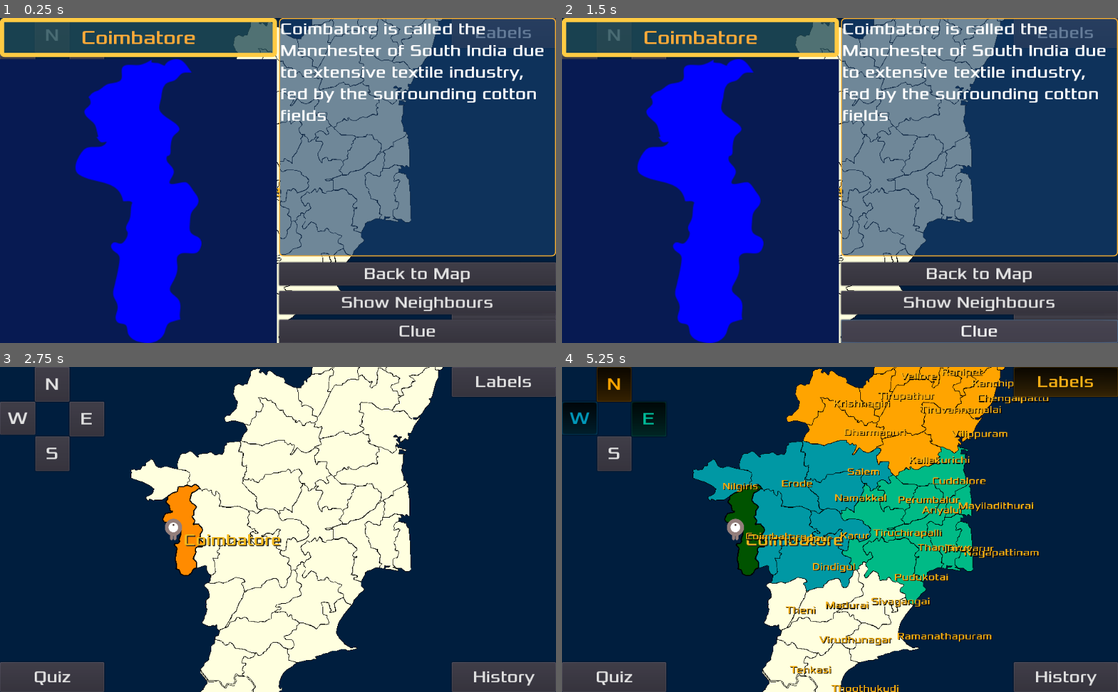
Above: before the commit, frames 1-4 (two rows, left to right).
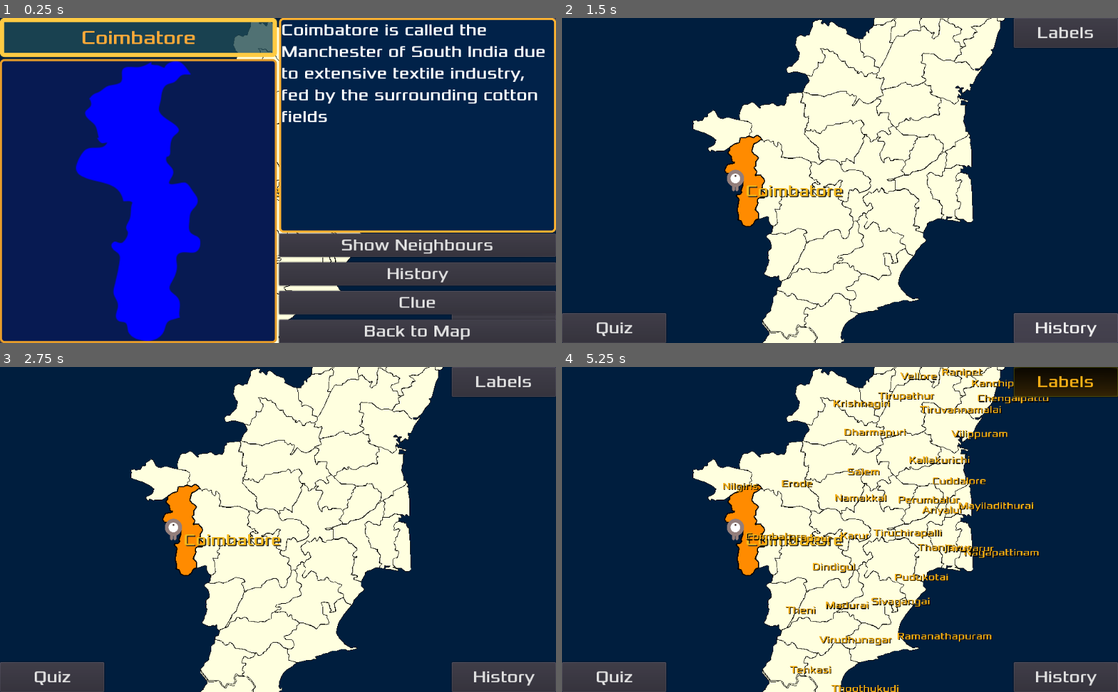
Above: after the commit, the same moments.

Repository: sharun-s/godot-tn
Game: Godot game, scene res://Node2D.tscn
Two runs of this game, one before a commit and one after it. Both use one fixed random seed, a clock stepped at 60 frames per second and the inputs below.
Inputs (mouse positions are in pixels of both pictures, inside the frame that each line leads up to):
- Up to frame 1 (0.25 s): no input
- Up to frame 2 (1.5 s): click "Quiz" at 0.5 s; click "History" at 1.25 s
- Up to frame 3 (2.75 s): click (417, 623) at 2 s, where only the run before the commit has a clickable "Back to Map"
- Up to frame 4 (5.25 s): click "Labels" at 2.75 s; click (650, 419) at 3.5 s, where only the run before the commit has a clickable "E"; click (612, 383) at 4.25 s, where only the run before the commit has a clickable "N"; click (578, 419) at 5 s, where only the run before the commit has a clickable "W"

The runs differ from the first frame. In frame 1, 25% of the frame differs, in the area x 0-100%, y 0-100%; in frame 2, 77%; in frame 3, 2.6%; in frame 4, 25%.

Commit message:
in addition to walking into district, on district select touch/click shows info (drag/walkpath disabled) added neighbours to infobox added facts hiding compass - needs to be moved out into seperate scene/script

Diff:
--- a/InfoCenter.gd
+++ b/InfoCenter.gd
@@ -33,9 +33,7 @@
 			"Rameshwaram/Dhanushkodi"
 		],
 		Thanjavur=[
-			"Athangudi Tiles",
 			"Brihadeshwara temple",
-			"Chettinad Cuisine",
 			"Seat of the Chola Empire",
 			"Thanjavur dolls popularly known as Thalaiyatti Bommai are made of clay which is found along the river Cauvery"
 		],
@@ -57,10 +55,11 @@
 			"Arni silk production",
 			"Largest Rice producers"
 		],
-		Sivagangai=[
+		Sivagangai=['Chettinad formed by a prosperous banking and business community built from trading with Burma, Ceylon and Malaysia',
+		'Athangudi tiles', 'Known for the famous Chettinad cuisine',
 			'Found here is the 2500 year old Keezhadi excavation site, including plates with the Tamil-Brahmi script'
 		],
-		Vilippuram=[
+		Vilippuram=["Pondicherry, Auroville ",
 			"Gingee Fort is found here. Sivaji called it the most impregnable fortress in India"
 		],
 		Virudhunagar=[
@@ -75,20 +74,24 @@
 		"Veerapandiya Kattabomman","great poet Subramanya Bharathi",
 		"V.O.Chidambaram Pillai Swadeshi Steamship Company"],
 		Karur=["Capital of the Chera Kings"],
-		Mayiladuthurai=[ 'Ancient Port town of Poombuhar where the Kaveri meets the sea '],
+		Mayiladithurai=[ 'Ancient Port town of Poombuhar where the Kaveri meets the sea '],
 		Tiruppur=["Textile export hub"],
-		Tirupathur=[],
-		Tiruchirappali=['Rockfort Temple'],
-		Pudukottai=[],
+		Tirupathur=['Surrounded by the Javadhu and Yelagiri Hills known for rivers, waterfalls and sandal wood trees', 'Ambur Biriyani'],
+		Tiruchirapalli=['Rockfort Temple'],
+		Pudukottai=['Was a independent princely state ruled by the Thondaimans since the 17th century'],
 		Tenkasi=['Old Courtallam Falls'],
-		Perambalur=[],
+		Perumbalur=['Leads the state in Small Onion production'],
 		Ariyalur=['prehistoric fossils','Gangaikondacholapuram'],
 		Ranipet=['Ceramics'],
-		Kallakurichi=[],
-		Cuddalore=['Beaches'],
+		Kallakurichi=['Mainly a rural area 50 years ago increased road connectivity has turned into an emerging agricultural hub.',
+		'The Kalvarayan Hills are pristine unexplored area with the Vellimalai hilltop becoming a popular tourist spot for locals during the monsoon season.'],
+		Cuddalore=['Koodalur means confluence in Tamil. It is the place where the Pennaiyar, Kedilam, Paravanar and Uppanaar rivers join',
+		'Ports, Beaches, fishing villages','Was known as Naadu Nadu or the middle kingdom betweene Cholas in the South and the Pallavas in the North',
+		"Fort St David in Cuddalore was one of the main British trading posts controling their activities in South India in the early 1700. So Cuddalore became the site of multiple wars with the French based 25kms North in Pondicherry",
+		"Silver Beach is one of the longest beaches found on the Coromandel Coast. 2700 people lost their life here during the 2004 Tsunami"],
 		Dindigul=['Famous Kodaikanal hill station'],
 		Dharmapuri=["Hogenakkal"],
-		Nagapattinum=['Velankanni festival', 'Was hit by the 2004 Tsunami 6000 lives lost', 'Danish Fort' ],
+		Nagapattinam=['Velankanni festival', 'Was hit by the 2004 Tsunami 6000 lives lost', 'Danish Fort' ],
 		Nilgiris=[
 			'coffee, tea, rubber, eucalyptus plantaination',
 			'Mudumalai Tiger Reserve is the largest in TN with 160 using the corridor and 103 resident ' ]
@@ -97,13 +100,14 @@
 
 # Called when the node enters the scene tree for the first time.
 func _ready():
-
 	hide()# Replace with function body.
-
-func reload(district):
+var n=[]
+func reload(district, neighbours):
+	n.clear()
+	n=neighbours
 	$VBoxContainer/PanelContainer/imgbox.texture=load("res://"+district+".png")
 	$VBoxContainer/NameBox.text=district
-	if district in facts:
+	if district in facts and facts[district].size() > 0:
 		var idx=int(rand_range(0, facts[district].size()))
 		$VBoxContainer2/FactBox.text=facts[district][idx]
 	else:
@@ -117,3 +121,18 @@
 
 func _on_Back_pressed():
 	hide()
+
+func format_neighbours():
+	var textstr=''
+	for s in range(0, n.size(),2):
+		if s+1 < n.size():
+			if s+1 == n.size() -1:
+				textstr=textstr+' '+n[s]+' '+n[s+1]
+			else:
+				textstr=textstr+' '+n[s]+' '+n[s+1]+'\n'
+		else:
+			textstr=textstr+' '+n[s]
+	return textstr
+
+func _on_Neighbours_pressed():
+	$VBoxContainer2/FactBox.text=format_neighbours()
--- a/InfoCenter.tscn
+++ b/InfoCenter.tscn
@@ -26,13 +26,22 @@
 
 [sub_resource type="StyleBoxFlat" id=3]
 bg_color = Color( 0.0313726, 0.105882, 0.32549, 1 )
+border_width_left = 4
+border_width_top = 4
+border_width_right = 4
+border_width_bottom = 4
+border_color = Color( 0.909804, 0.619608, 0.168627, 1 )
+corner_radius_top_left = 8
+corner_radius_top_right = 8
+corner_radius_bottom_right = 8
+corner_radius_bottom_left = 8
 
 [sub_resource type="StyleBoxFlat" id=4]
-bg_color = Color( 0.0941176, 0.243137, 0.427451, 0.619608 )
-border_width_left = 2
-border_width_top = 2
-border_width_right = 2
-border_width_bottom = 2
+bg_color = Color( 0.00784314, 0.137255, 0.290196, 1 )
+border_width_left = 4
+border_width_top = 4
+border_width_right = 4
+border_width_bottom = 4
 border_color = Color( 0.996078, 0.701961, 0.196078, 1 )
 corner_radius_top_left = 8
 corner_radius_top_right = 8
@@ -87,8 +96,10 @@
 custom_styles/panel = SubResource( 3 )
 
 [node name="imgbox" type="TextureRect" parent="VBoxContainer/PanelContainer"]
-margin_right = 510.0
-margin_bottom = 477.0
+margin_left = 4.0
+margin_top = 4.0
+margin_right = 506.0
+margin_bottom = 473.0
 size_flags_horizontal = 3
 size_flags_vertical = 3
 texture = ExtResource( 1 )
@@ -101,11 +112,11 @@
 margin_bottom = 600.0
 size_flags_horizontal = 3
 size_flags_vertical = 3
-custom_constants/separation = 11
+custom_constants/separation = 2
 
 [node name="FactBox" type="Label" parent="VBoxContainer2"]
 margin_right = 510.0
-margin_bottom = 440.0
+margin_bottom = 396.0
 size_flags_horizontal = 3
 size_flags_vertical = 3
 custom_styles/normal = SubResource( 4 )
@@ -114,29 +125,29 @@
 autowrap = true
 
 [node name="MarginContainer" type="VBoxContainer" parent="VBoxContainer2"]
-margin_top = 451.0
+margin_top = 398.0
 margin_right = 510.0
 margin_bottom = 600.0
 custom_constants/separation = 10
 
-[node name="Back" type="Button" parent="VBoxContainer2/MarginContainer"]
+[node name="Neighbours" type="Button" parent="VBoxContainer2/MarginContainer"]
 margin_right = 510.0
 margin_bottom = 43.0
 size_flags_horizontal = 3
 size_flags_vertical = 3
 custom_fonts/font = SubResource( 6 )
-text = "Back to Map"
+text = "Show Neighbours"
 
-[node name="Neighbours" type="Button" parent="VBoxContainer2/MarginContainer"]
+[node name="history" type="Button" parent="VBoxContainer2/MarginContainer"]
 margin_top = 53.0
 margin_right = 510.0
 margin_bottom = 96.0
 size_flags_horizontal = 3
 size_flags_vertical = 3
 custom_fonts/font = SubResource( 6 )
-text = "Show Neighbours"
+text = "History"
 
-[node name="Neighbours2" type="Button" parent="VBoxContainer2/MarginContainer"]
+[node name="clue" type="Button" parent="VBoxContainer2/MarginContainer"]
 margin_top = 106.0
 margin_right = 510.0
 margin_bottom = 149.0
@@ -145,4 +156,14 @@
 custom_fonts/font = SubResource( 6 )
 text = "Clue"
 
+[node name="Back" type="Button" parent="VBoxContainer2/MarginContainer"]
+margin_top = 159.0
+margin_right = 510.0
+margin_bottom = 202.0
+size_flags_horizontal = 3
+size_flags_vertical = 3
+custom_fonts/font = SubResource( 6 )
+text = "Back to Map"
+
+[connection signal="pressed" from="VBoxContainer2/MarginContainer/Neighbours" to="." method="_on_Neighbours_pressed"]
 [connection signal="pressed" from="VBoxContainer2/MarginContainer/Back" to="." method="_on_Back_pressed"]
--- a/Node2D.tscn
+++ b/Node2D.tscn
@@ -120,6 +120,7 @@
 }
 
 [node name="E" type="Button" parent="HUD"]
+visible = false
 margin_left = 128.0
 margin_top = 64.0
 margin_right = 192.0
@@ -132,6 +133,7 @@
 }
 
 [node name="N" type="Button" parent="HUD"]
+visible = false
 margin_left = 64.0
 margin_right = 128.0
 margin_bottom = 64.0
@@ -143,6 +145,7 @@
 }
 
 [node name="W" type="Button" parent="HUD"]
+visible = false
 margin_top = 64.0
 margin_right = 65.0
 margin_bottom = 125.0
@@ -154,6 +157,7 @@
 }
 
 [node name="S" type="Button" parent="HUD"]
+visible = false
 margin_left = 65.0
 margin_top = 128.0
 margin_right = 128.0
--- a/TN.gd
+++ b/TN.gd
@@ -346,14 +346,14 @@
 func on_district_select(_viewport, event, _idx, district):
 	if event is InputEventMouseButton and event.pressed:
 		select(district)
-		walkpath.clear_points()
-		walkpath.add_point(get_node(district).position)
-
-	#if event is InputEventMouseMotion:
-			#walkpath.add_point(get_node(district).position)
-	if event is InputEventScreenDrag:
-		walkpath.add_point(get_node(district).position)
-		highlight_district(district, false, true)
+#		walkpath.clear_points()
+#		walkpath.add_point(get_node(district).position)
+
+#	#if event is InputEventMouseMotion:
+#			#walkpath.add_point(get_node(district).position)
+#	if event is InputEventScreenDrag:
+#		walkpath.add_point(get_node(district).position)
+#		highlight_district(district, false, true)
 
 func select(district):
 	if game_in_progress==1 and attempts < turns:
@@ -391,6 +391,7 @@
 		#deselect district if one is already selected before selecting new one
 		#selecting = change color + add border
 		highlight_district(district, false)
+		$HUD/Grid.reload(district, neighbours(district))
 
 func highlight_district(district, show_neighbours:=true, path:=false):
 	if not path:
@@ -704,8 +705,15 @@
 		#print($Timer.wait_time)
 		#$Timer.start()
 		#yield($Timer, 'timeout')
-		$HUD/Grid.reload(name)
-
+		$HUD/Grid.reload(name, neighbours(name))
+
+func neighbours(districtname):
+	var l=get_node(districtname).get_overlapping_areas()
+	var n=[]
+	for i in l:
+		if i.name !='Gopal':
+			n.append(i.name)
+	return n
 var years=["1956","1965","1974","1979","1985",
 "1985x2","1986","1989","1991",
 "1993","1995","1996","1997","1997x2",
